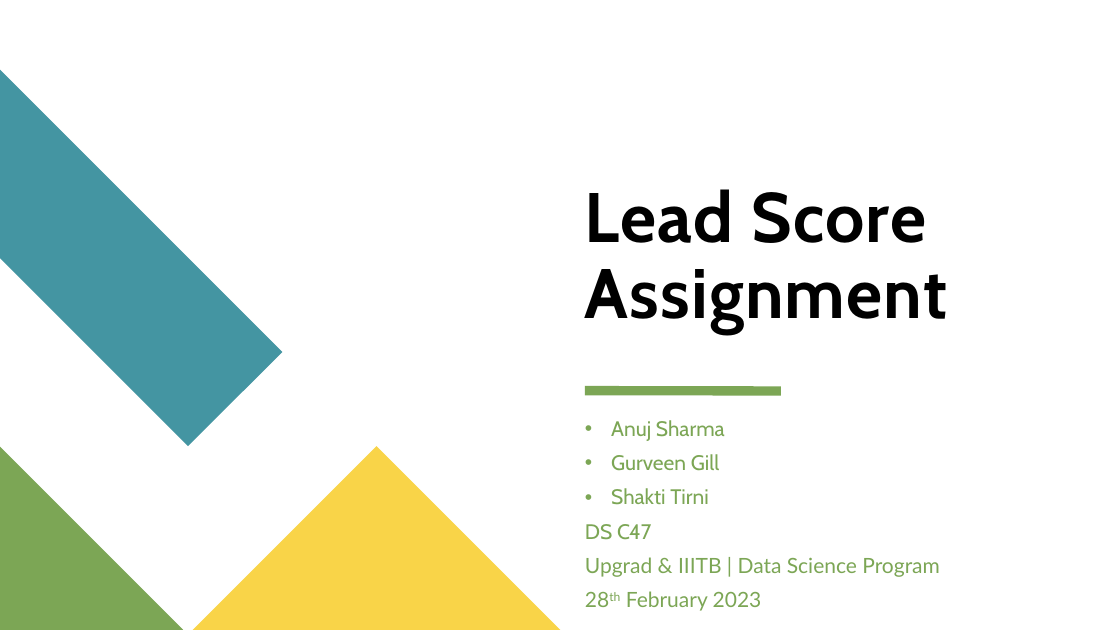
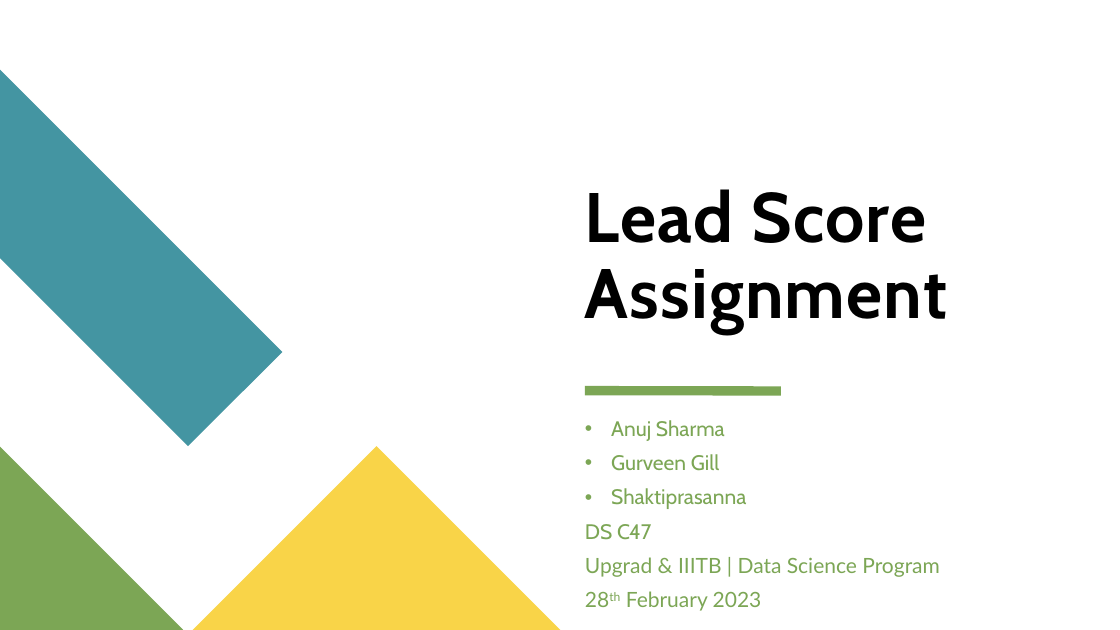
Before and after one commit to AJAnujsharma/LeadScoringCaseStudy, a slide deck: slide 1 of Lead Score Assignment.pptx. Drawn at 1120x630 pixels with LibreOffice and Linux fonts; fonts in the diff are those of the drawing. Boxes give left, top, right and bottom in pixels: in the first picture for what was removed or moved away, otherwise in the second. Text is boxed around its words. In the diff, an @@ line names an element or a change of style, - is before the commit and + after.

```diff
--- a/Lead Score Assignment.pptx
+++ b/Lead Score Assignment.pptx
@@ text at box(611, 488, 746, 509): text changed @@
-• Shakti Tirni
+• Shaktiprasanna
```
